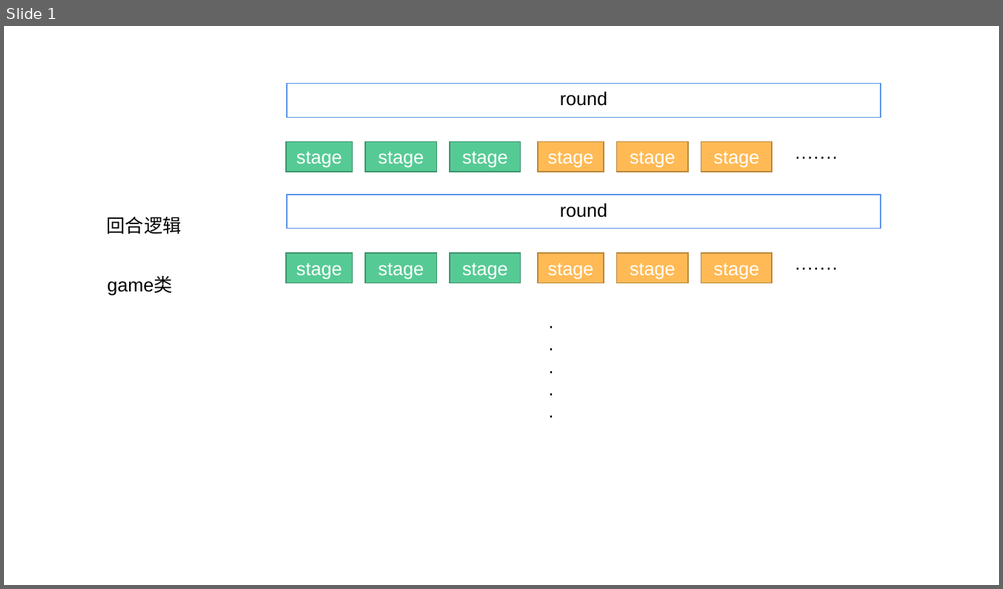
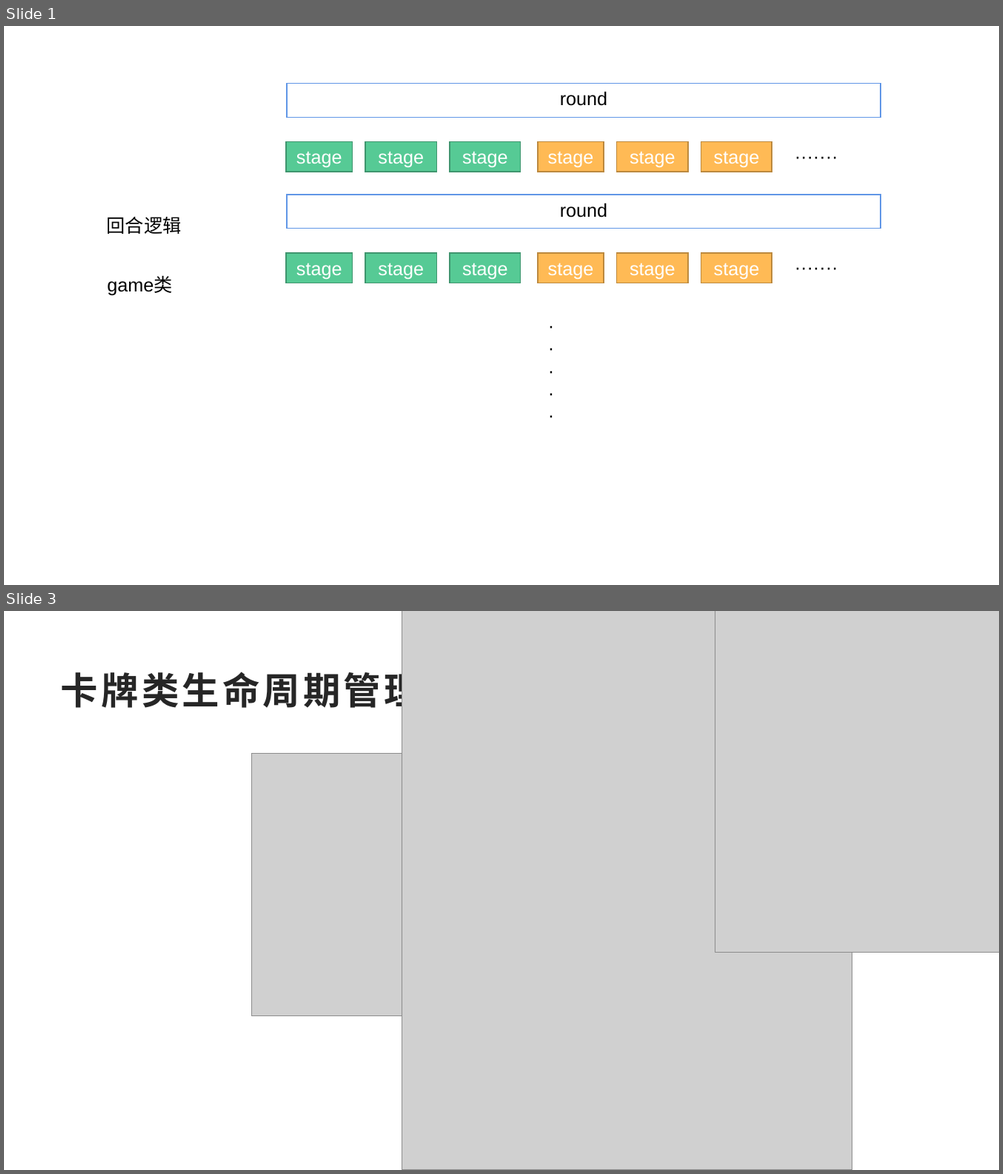
Before and after one commit to nocturne123/board_game, a slide deck: 设计文档.pptx. Shown one above the other, each under a label of ours: slide 1 before the commit, slides 1 and 3 after it; the slides between them are not shown. The pictures are 1003x589 and 1003x1174 pixels, drawn with LibreOffice and Linux fonts; fonts in the diff are those of the drawing; grey boxes stand for pictures. Boxes give left, top, right and bottom in pixels: in the first picture for what was removed or moved away, otherwise in the second. Text is boxed around its words. In the diff, an @@ line names an element or a change of style, - is before the commit and + after.

```diff
--- a/设计文档.pptx
+++ b/设计文档.pptx
@@ slide 3 added at bbox=[4, 611, 999, 1170], background #FFFFFF @@
@@ picture added at bbox=[402, 611, 852, 1170] @@
@@ picture added at bbox=[715, 611, 999, 953] @@
@@ title added at bbox=[61, 667, 421, 714], 36 pt, text #262626, bold @@
+卡牌类生命周期管理
@@ picture added at bbox=[252, 754, 418, 1016] @@
```
Also in this commit, not shown: 1 other slide added, 1 slide removed.
